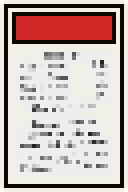
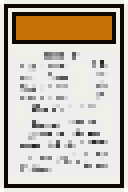
Before/after of a 128 x 192 layered artwork. What changed in the layer stack:
added group "Group 1" with 9 layers above "Layer 3" over [16, 16, 112, 40]
added layer "Layer 13" in group "Group 1" over [16, 16, 112, 40]
added layer "Layer 12" in group "Group 1" over [16, 16, 112, 40]
added layer "Layer 11" in group "Group 1" over [16, 16, 112, 40]
added layer "Layer 10" in group "Group 1" over [16, 16, 112, 40]
added layer "Layer 9" in group "Group 1" over [16, 16, 112, 40]
added layer "Layer 8" in group "Group 1" over [16, 16, 112, 40]
added layer "Layer 7" in group "Group 1" over [16, 16, 112, 40]
added layer "Layer 6" in group "Group 1" over [16, 16, 112, 40]
removed layer "Layer 4" over [16, 16, 112, 40]
